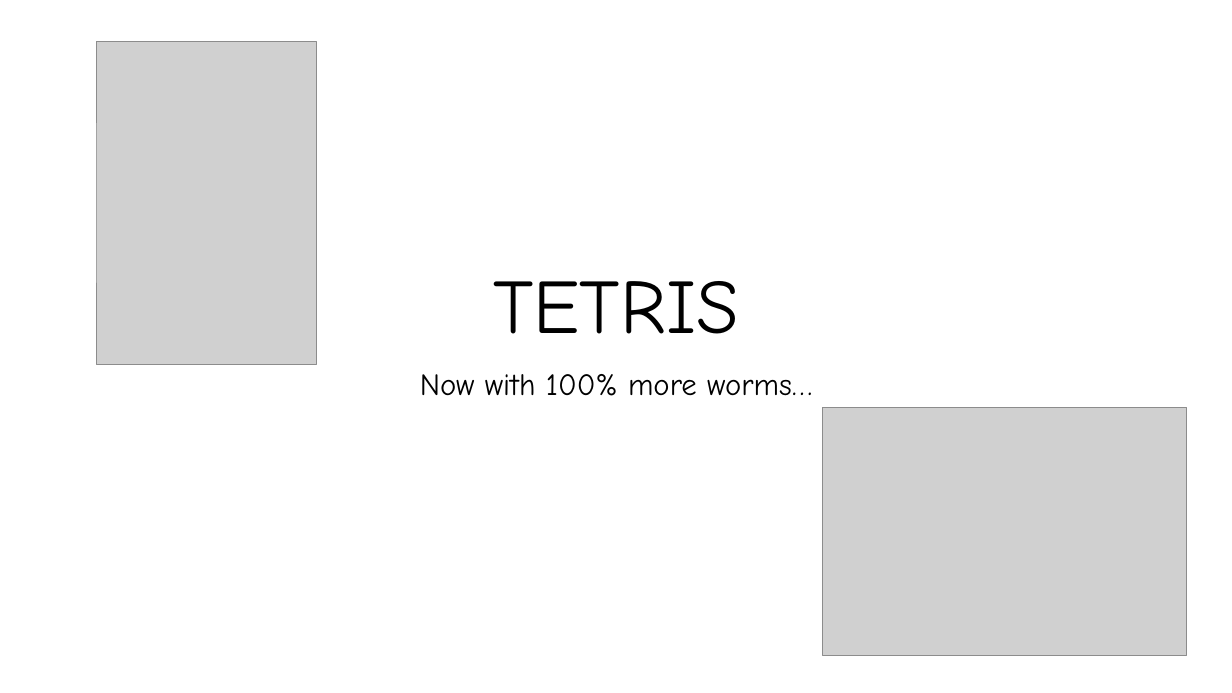
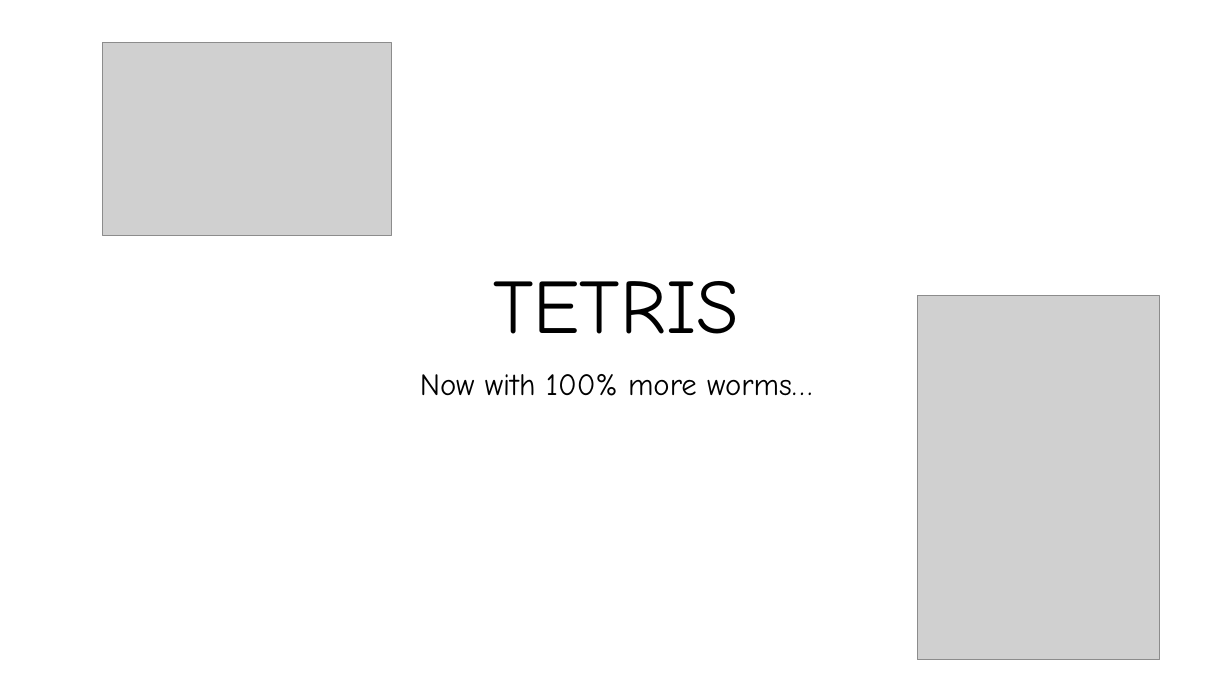
Before and after one commit to clararingrose/rguhack2023, a slide deck: slide 1 of tetrispresentation.pptx. Drawn at 1232x693 pixels with LibreOffice and Linux fonts; fonts in the diff are those of the drawing; grey boxes stand for pictures. Boxes give left, top, right and bottom in pixels: in the first picture for what was removed or moved away, otherwise in the second. Text is boxed around its words. In the diff, an @@ line names an element or a change of style, - is before the commit and + after.

```diff
--- a/tetrispresentation.pptx
+++ b/tetrispresentation.pptx
@@ picture removed at [96, 41, 316, 364] @@
@@ picture added at [103, 43, 391, 235] @@
@@ picture at [917, 296, 1160, 660]: rotation 0 to 270 degrees @@
```
Also in this commit, not shown: 1 other slide changed, 2 slides added.
